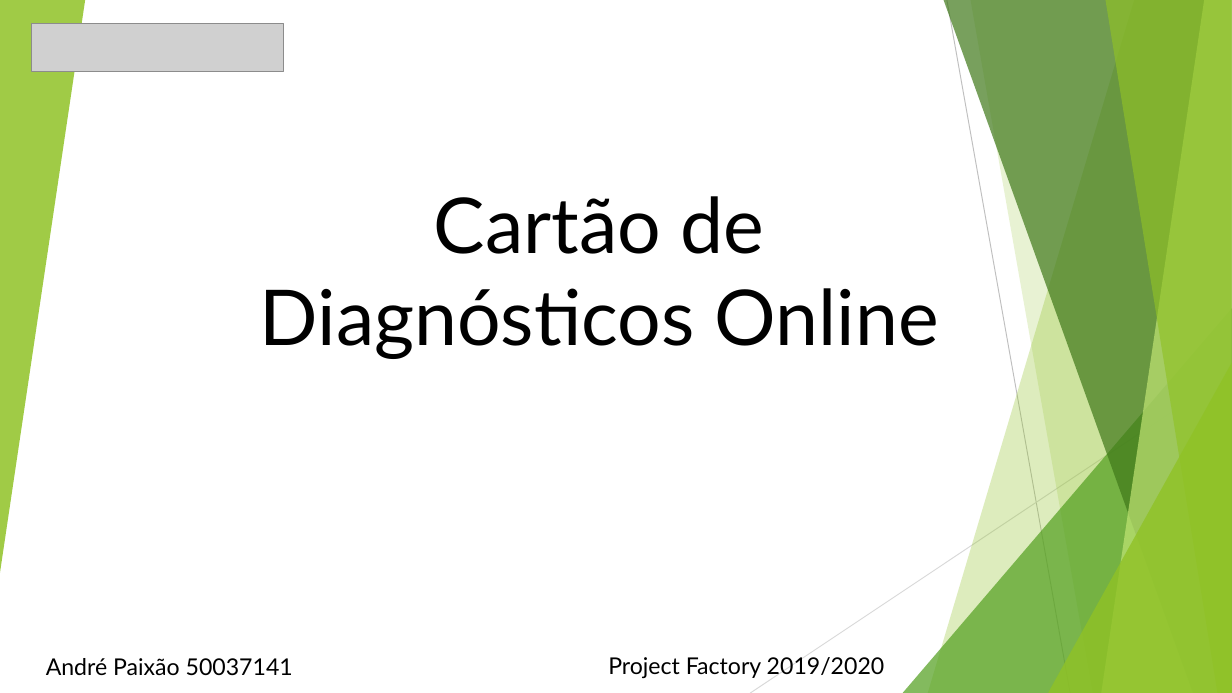
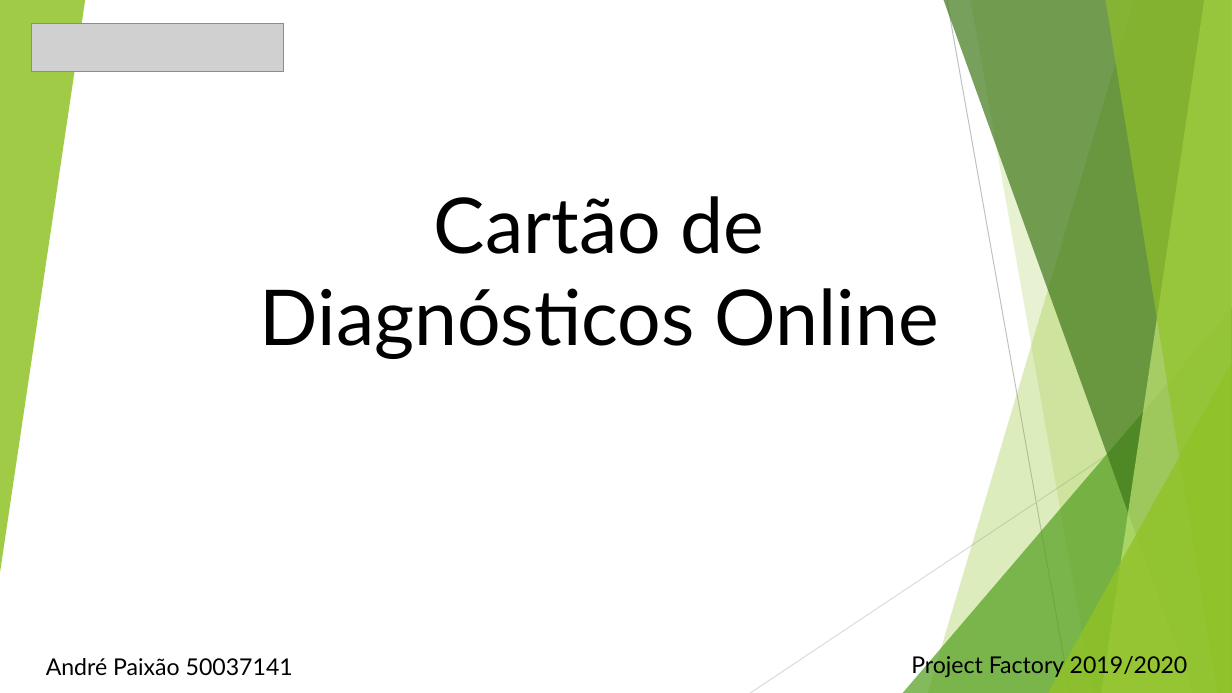
Before and after one commit to andrepaixaao/CdC, a slide deck: slide 1 of 3º Entrega/CartaoDiagnostico.pptx. Drawn at 1232x693 pixels with LibreOffice and Linux fonts; fonts in the diff are those of the drawing; grey boxes stand for pictures. Boxes give left, top, right and bottom in pixels: in the first picture for what was removed or moved away, otherwise in the second. Text is boxed around its words. In the diff, an @@ line names an element or a change of style, - is before the commit and + after.

```diff
--- a/3º Entrega/CartaoDiagnostico.pptx
+++ b/3º Entrega/CartaoDiagnostico.pptx
@@ text "Project Factory 2019/2020" rewrapped from [608, 657, 885, 678] to [911, 653, 1188, 679] @@
```
Also in this commit, not shown: 1 other file.
